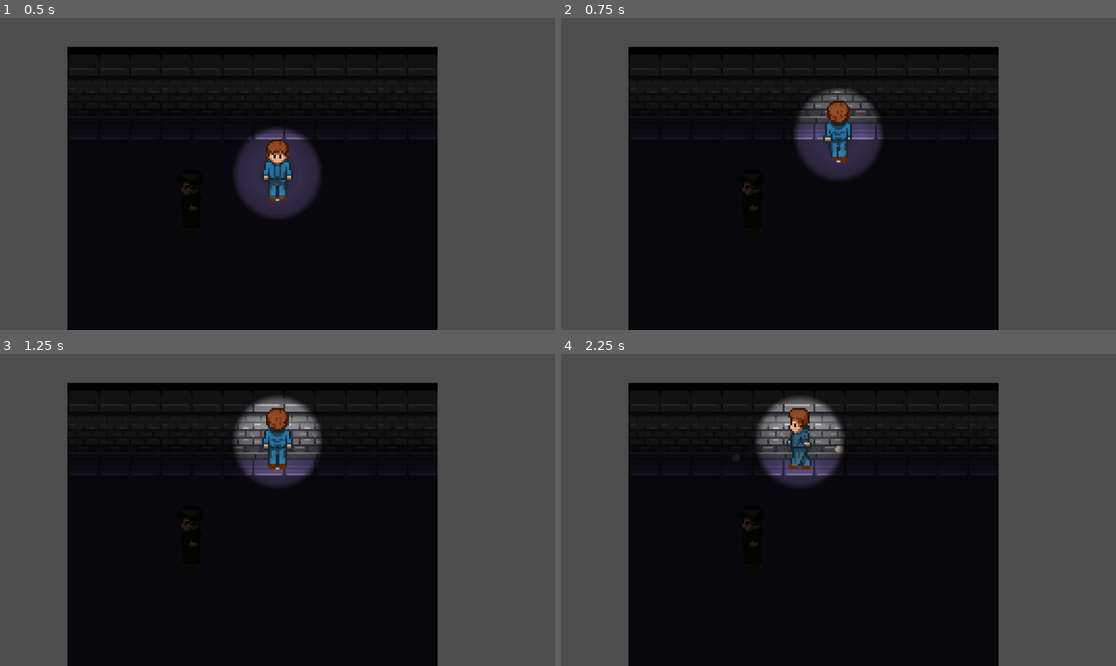
Above: before the commit, frames 1-4 (two rows, left to right).
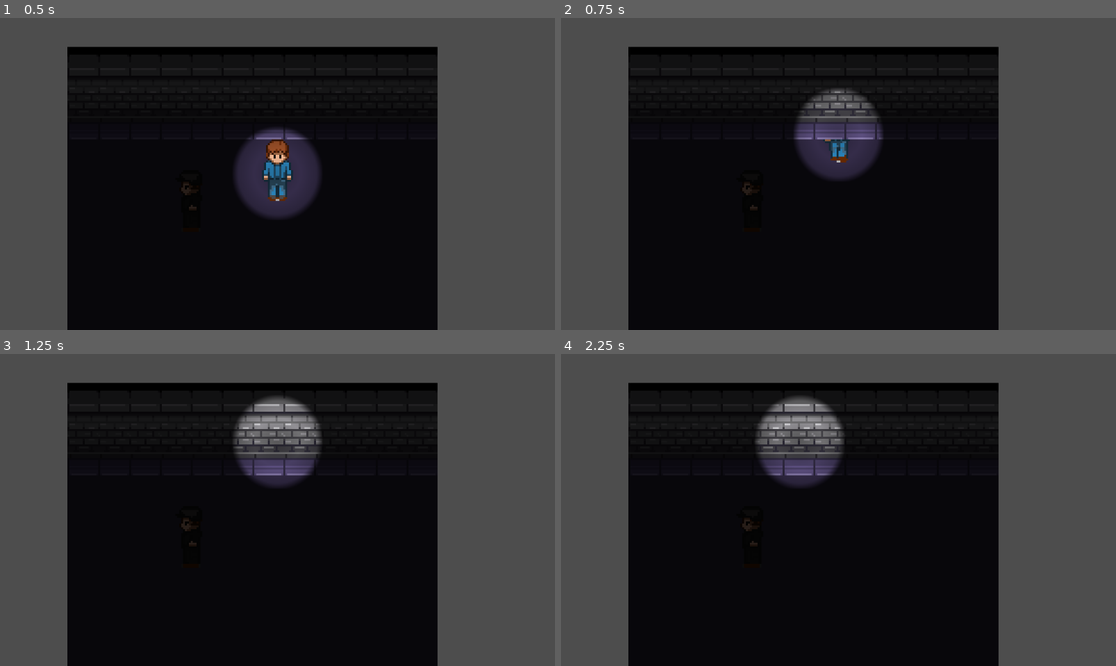
Above: after the commit, the same moments.

Repository: armab790/TDDD23_projekt
Game: Godot game, scene res://scenes/game.tscn
Same seed, same stepped clock (60 frames per second), same inputs: the game is played once before the commit and once after it.
Inputs:
- Up to frame 1 (0.5 s): no input
- Up to frame 2 (0.75 s): tap Enter at 0.5 s; hold Up (ui_up) from 0.53 s (still down); hold E (throw) from 0.53 s (still down)
- Up to frame 3 (1.25 s): keep holding Up (ui_up); keep holding E (throw)
- Up to frame 4 (2.25 s): tap Space at 1.25 s; release E (throw) at 1.28 s; tap E (throw) at 1.35 s; tap Enter at 2 s; release Up (ui_up) at 2.03 s; hold Left (ui_left) from 2.03 s (still down); hold E (throw) from 2.03 s (still down)

Frame 1 is identical in both runs. In frame 2, 0.5% of the frame differs, in the area x 47-53%, y 26-39%; in frame 3, 0.8%, in the area x 47-53%, y 17-37%; in frame 4, 0.7%.

Commit message:
change z-values

Diff:
--- a/tddd23_projekt/scenes/game.tscn
+++ b/tddd23_projekt/scenes/game.tscn
@@ -5,6 +5,8 @@
 [ext_resource type="Texture2D" uid="uid://dkgnt807ynoxx" path="res://assets/sprites/PNGs/wall_TileMap.png" id="3_lnu2h"]
 
 [sub_resource type="CapsuleShape2D" id="CapsuleShape2D_yqjtg"]
+radius = 5.0
+height = 18.0
 
 [sub_resource type="TileSetAtlasSource" id="TileSetAtlasSource_lnu2h"]
 texture = ExtResource("3_lnu2h")
@@ -140,28 +142,32 @@
 sources/0 = SubResource("TileSetAtlasSource_lbhrr")
 
 [node name="Game" type="Node2D"]
+y_sort_enabled = true
 
 [node name="Camera2D" type="Camera2D" parent="."]
 position = Vector2(45, -14)
 zoom = Vector2(4, 4)
 
 [node name="Player" parent="." instance=ExtResource("1_uwrxv")]
-z_index = 5
+z_index = 1
 position = Vector2(45, -16)
 
 [node name="Wall" type="StaticBody2D" parent="."]
 z_index = 1
 
 [node name="Sprite2D" type="Sprite2D" parent="Wall"]
+z_index = 1
 texture = ExtResource("2_yqjtg")
 
 [node name="CollisionShape2D" type="CollisionShape2D" parent="Wall"]
+position = Vector2(0, 7)
 shape = SubResource("CapsuleShape2D_yqjtg")
 
 [node name="CanvasModulate" type="CanvasModulate" parent="."]
 color = Color(0.182423, 0.177929, 0.187587, 1)
 
 [node name="Walls" type="TileMapLayer" parent="."]
+z_index = 1
 tile_map_data = PackedByteArray("AAABAPz/AAADAAIAAAACAPz/AAADAAIAAAADAPz/AAADAAIAAAAEAPz/AAADAAIAAAAFAPz/AAADAAIAAAAGAPz/AAADAAIAAAAHAPz/AAADAAIAAAAAAPz/AAADAAIAAAD///z/AAADAAIAAAD+//z/AAADAAIAAAD9//z/AAADAAIAAAD8//z/AAADAAIAAAA=")
 tile_set = SubResource("TileSet_lbhrr")
 
